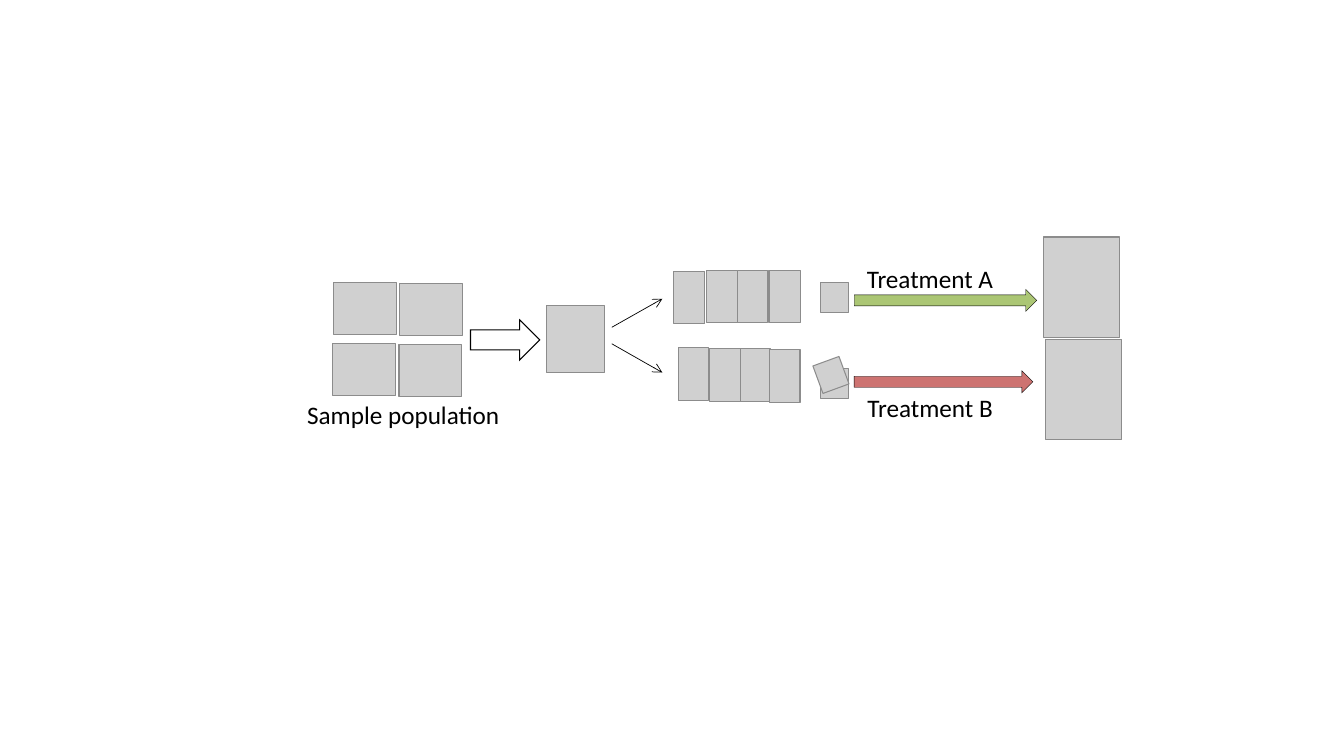
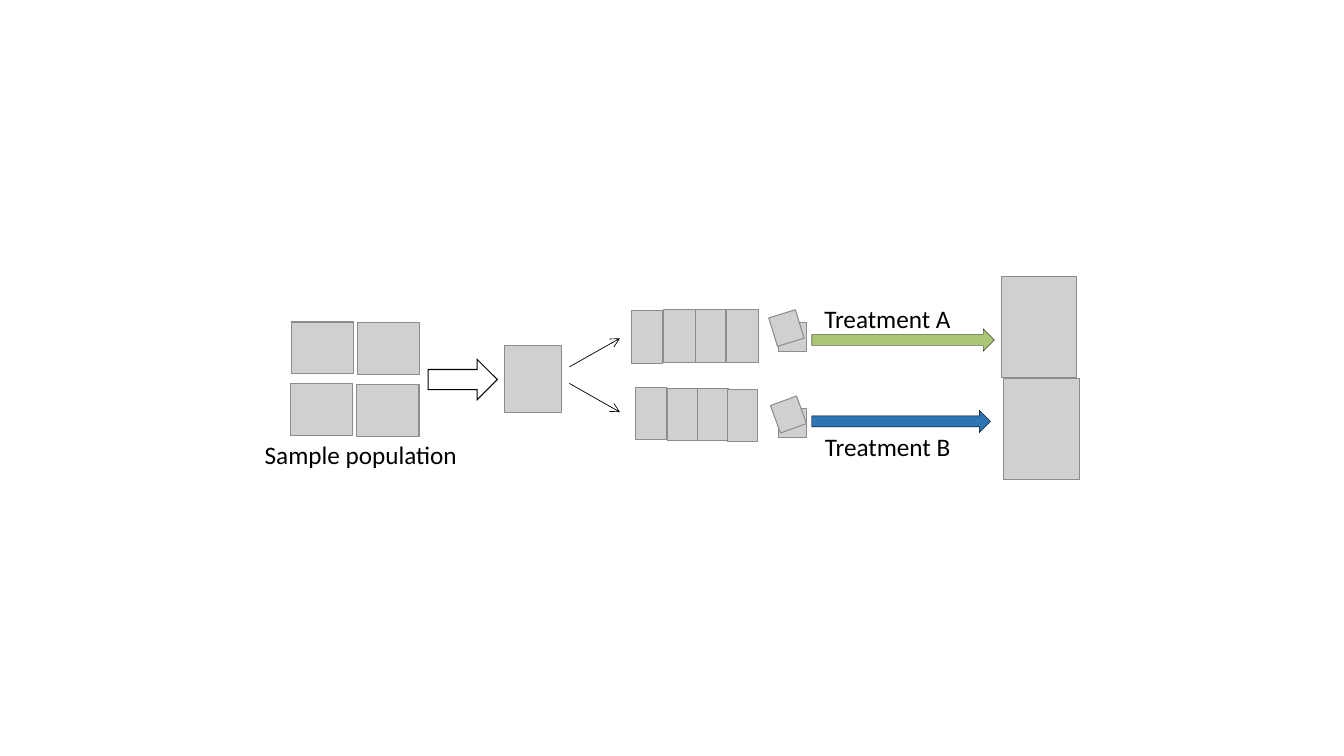
Before and after one commit to kpuka/SIMAH, a slide deck: slide 1 of images/posts/rct1-study-design/images.pptx. Drawn at 1344x756 pixels with LibreOffice and Linux fonts; fonts in the diff are those of the drawing; grey boxes stand for pictures. Boxes give left, top, right and bottom in pixels: in the first picture for what was removed or moved away, otherwise in the second. Text is boxed around its words. In the diff, an @@ line names an element or a change of style, - is before the commit and + after.

```diff
--- a/images/posts/rct1-study-design/images.pptx
+++ b/images/posts/rct1-study-design/images.pptx
@@ picture added at <box>768,310,804,347</box> @@
@@ 10 pictures, 1 text, 1 rectangle, 1 right arrow: place and size @@
-10 pictures, 1 text, 1 rectangle, 1 right arrow at <box>307,237,1122,440</box>
+10 pictures, 1 text, 1 rectangle, 1 right arrow at <box>265,276,1079,480</box>
@@ 8 pictures, 2 arrows, 2 right arrows, 1 text: place and size @@
-8 pictures, 2 arrows, 2 right arrows, 1 text at <box>399,270,1032,402</box>
+8 pictures, 2 arrows, 2 right arrows, 1 text at <box>357,310,990,442</box>
@@ right arrow at <box>812,410,990,433</box>: fill #CD7371 to #2E75B6 @@
```
Also in this commit, not shown: 2 other slides changed, 2 slides added, 4 other files.
